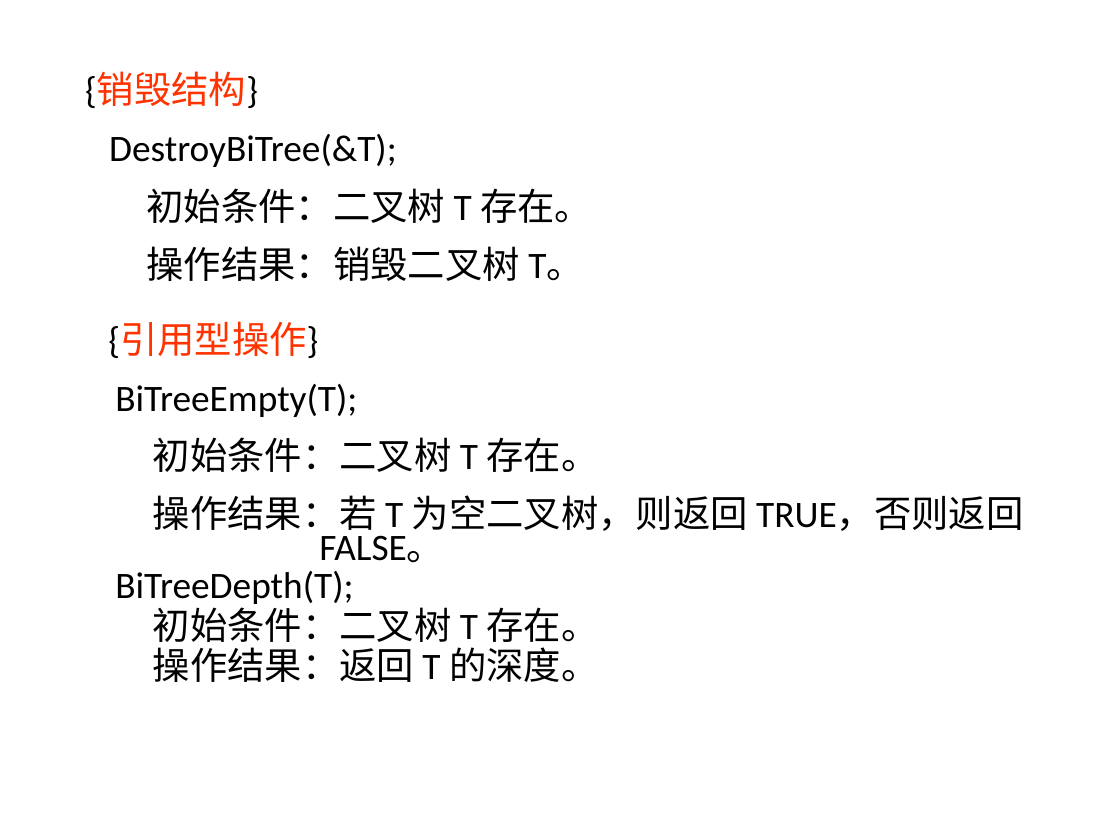
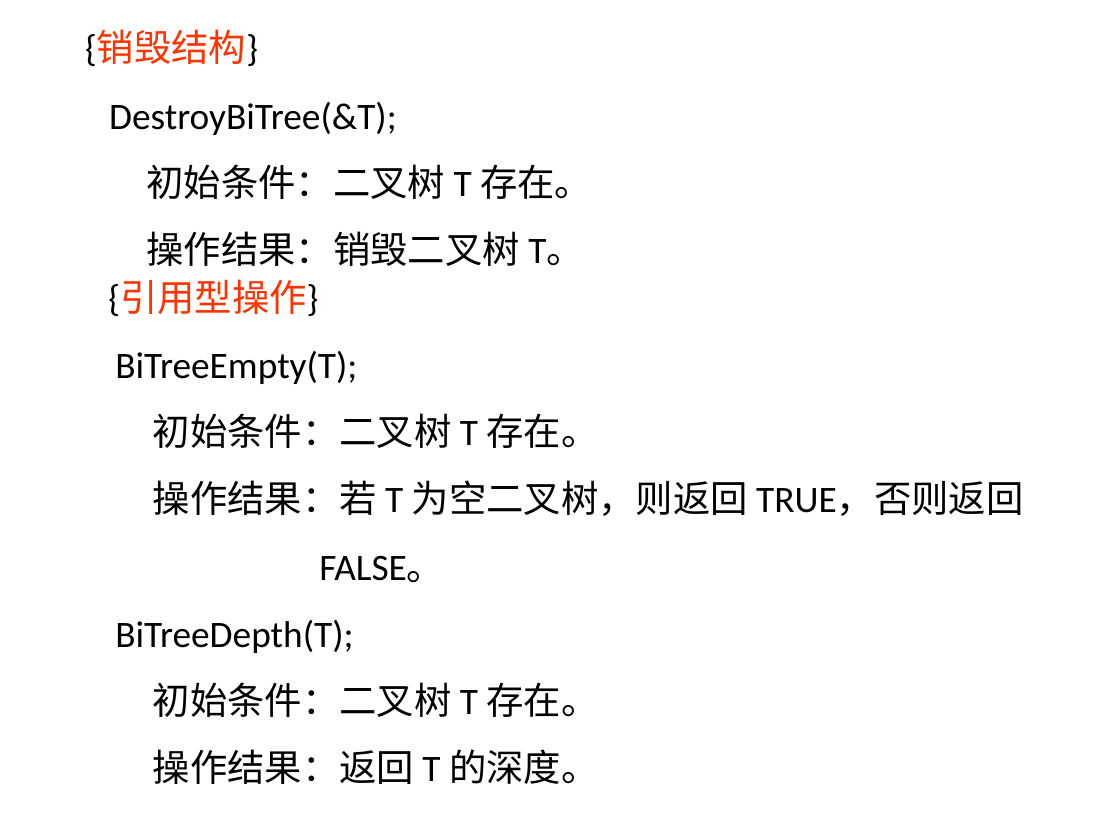
Before and after one commit to edu2act/course-datastructure, a slide deck: slide 20 of materials/slides/ds6.pptx. Drawn at 1120x840 pixels with LibreOffice and Linux fonts; fonts in the diff are those of the drawing. Boxes give left, top, right and bottom in pixels: in the first picture for what was removed or moved away, otherwise in the second. Text is boxed around its words. In the diff, an @@ line names an element or a change of style, - is before the commit and + after.

```diff
--- a/materials/slides/ds6.pptx
+++ b/materials/slides/ds6.pptx
@@ background #CCE8CF to #FFFFFF @@
@@ text "{销毁结构} DestroyBiTree(&T); 初始条件：二叉树 T 存在。 ...": place and size @@
-text "{销毁结构} DestroyBiTree(&T); 初始条件：二叉树 T 存在。 ..." at box(85, 72, 592, 281)
+text "{销毁结构} DestroyBiTree(&T); 初始条件：二叉树 T 存在。 ..." at box(85, 30, 592, 266)
@@ text "{销毁结构} DestroyBiTree(&T); 初始条件：二叉树 T 存在。 ..." at box(85, 30, 592, 266): line spacing 1.3 to 1.5 @@
@@ text "{引用型操作} BiTreeEmpty(T); 初始条件：二叉树 T 存在。 ...": place and size @@
-text "{引用型操作} BiTreeEmpty(T); 初始条件：二叉树 T 存在。 ..." at box(108, 322, 1023, 682)
+text "{引用型操作} BiTreeEmpty(T); 初始条件：二叉树 T 存在。 ..." at box(108, 280, 1023, 784)
@@ text "{引用型操作} BiTreeEmpty(T); 初始条件：二叉树 T 存在。 ..." at box(108, 280, 1023, 784): line spacing 1.3 to 1.5; line spacing 0.7 to 1.5; line spacing 0.9 to 1.5 @@
```
Also in this commit, not shown: 123 other slides changed, 1 slide added, 17 other files.
